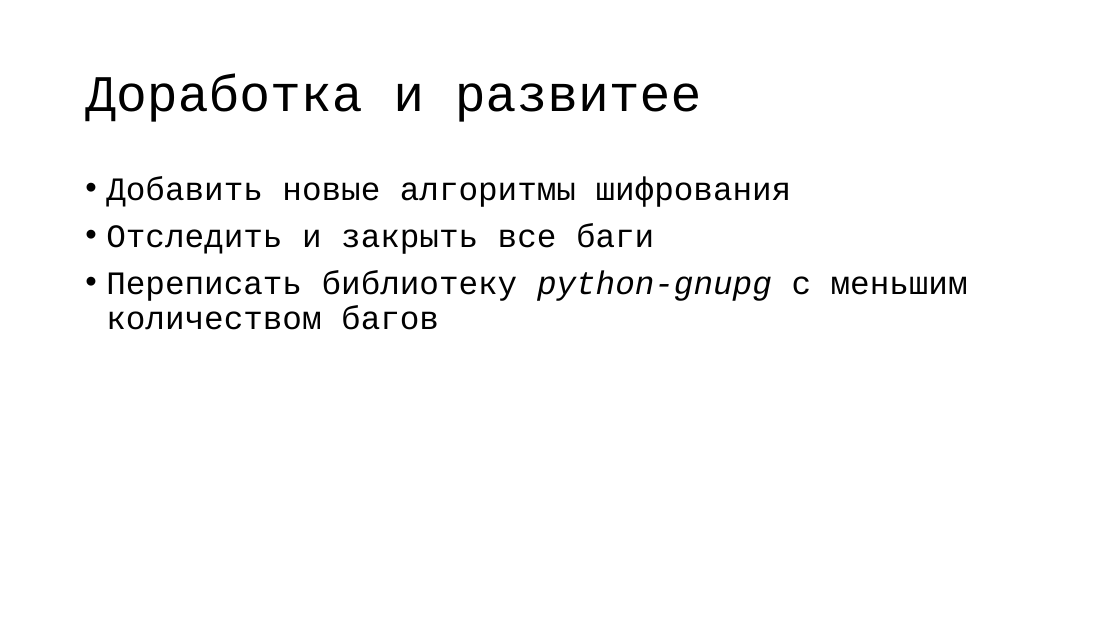
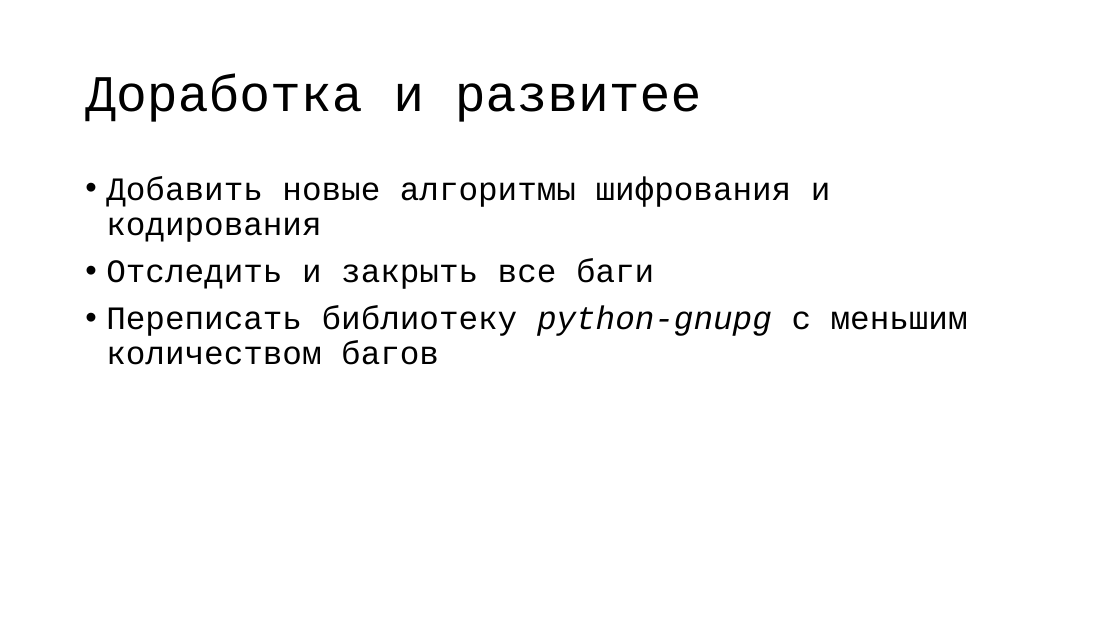
Before and after one commit to PlakIA/CryptoDog-YL, a slide deck: slide 14 of защита/CryptoDog.pptx (slide 15 before the commit). Drawn at 1120x630 pixels with LibreOffice and Linux fonts; fonts in the diff are those of the drawing. Boxes give left, top, right and bottom in pixels: in the first picture for what was removed or moved away, otherwise in the second. Text is boxed around its words. In the diff, an @@ line names an element or a change of style, - is before the commit and + after.

Commit message:
Presentation changes

```diff
--- a/защита/CryptoDog.pptx
+++ b/защита/CryptoDog.pptx
@@ text at <box>106,176,831,242</box>: text changed @@
-• Добавить новые алгоритмы шифрования
+• Добавить новые алгоритмы шифрования и кодирования
```
Also in this commit, not shown: 1 other slide changed, 1 slide removed, 1 other file.
